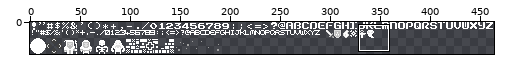
Pixel-art file: files/sheet.ase. Above: a wide view before the commit, with the close-up outlined.
Close-up. First the earlier version:
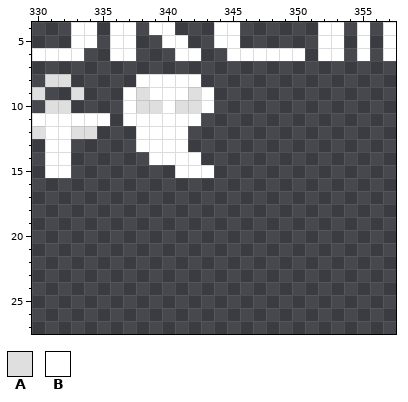
464x32 pixels, 1 frame. Colours within 5 levels of each other are drawn and written as one. Shown: x 330..357, y 4..27.
Visible layers, top first: "Sprites/Sprites", "5px Alphabet/Glyphs", "8px Alphabet/New", "8px Alphabet/Glyphs".
Palette (. is transparent): A #dfdfdf  B #ffffff
Pixels before, first column x 330:
 4 ...BB.BB.BB...BB......BB.B.B
 5 ...BB.BB..BB..BB......BB.B.B
 6 BBBB..BB...BB..BBBBBB.BB.B.B
 7 ............................
 8 .AA.....BBBBB...............
 9 A..A...BABBBAB..............
10 .AA....BAABAAB..............
11 BBBBBB.BBBBBB...............
12 ABBAA...BBBB................
13 .BB.....BBBB................
14 .BB......BBBB...............
15 .BB........BBB..............
New version:
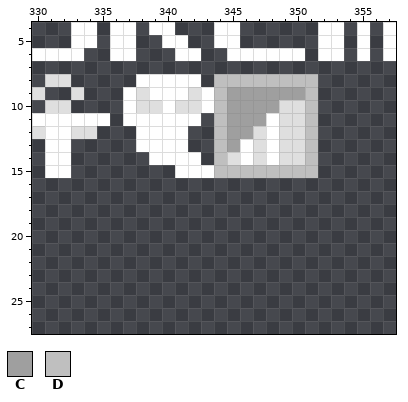
Colours new in this view: C #9f9f9f  D #bfbfbf
Changes in this commit:
Changed rows in their new state; - is an unchanged pixel.
Layer "Sprites/Sprites":
first column x 344:
 8 DDDDDDDD
 9 DCCCCCCD
10 DCCCCAAD
11 DCCCBAAD
12 DCCABAAD
13 DCBABAAD
14 DABABAAD
15 DDDDDDDD
Where, in picture pixels (left, top, right, bottom), the same in both close-ups:
added: (214, 74, 318, 178)
